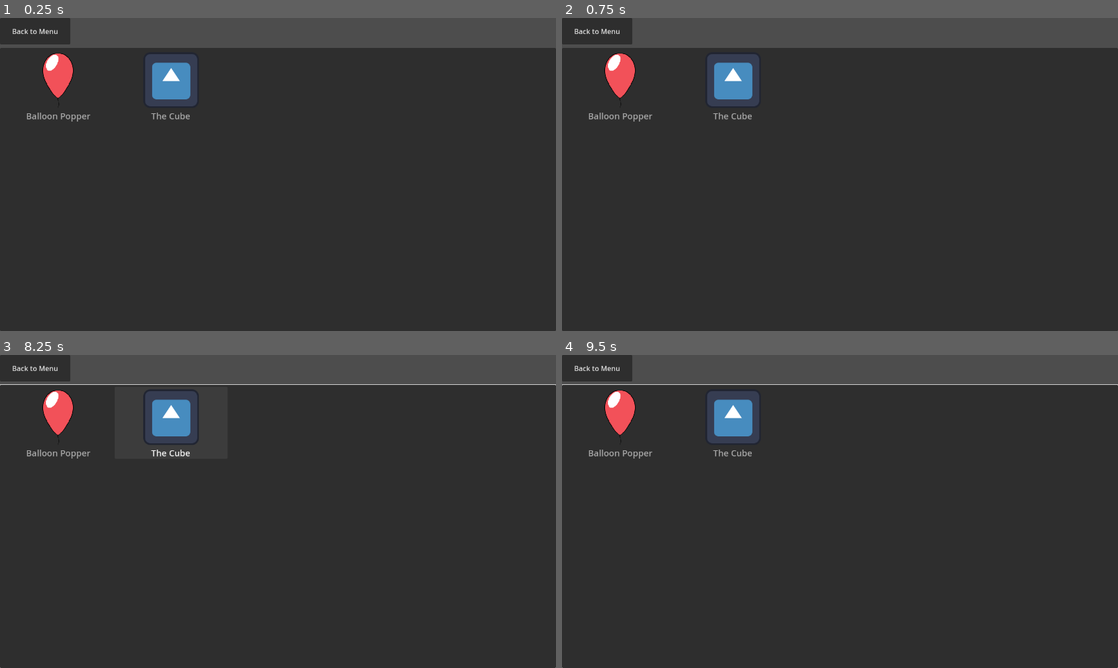
Above: before the commit, frames 1-4 (two rows, left to right).
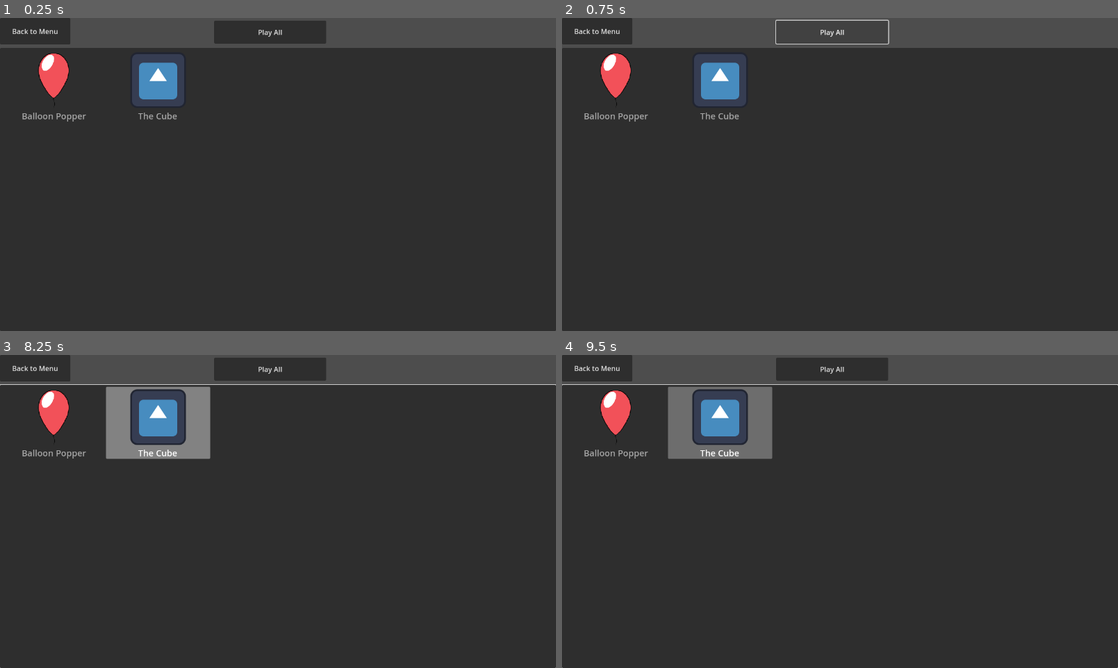
Above: after the commit, the same moments.

Repository: GDAC-at-Davis/GDAC-minigame-framework
Game: Godot game, scene res://scenes/minigame_collection.tscn
The game is run twice, just before and just after one commit, with the same random seed, the same clock (stepped at 60 frames per second) and the same inputs. This scene is started directly instead of the project's main scene.
Inputs (mouse positions are in pixels of both pictures, inside the frame that each line leads up to):
- Up to frame 1 (0.25 s): no input
- Up to frame 2 (0.75 s): click (834, 33) at 0.5 s, where only the run after the commit has a clickable "Play All"
- Up to frame 3 (8.25 s): click (272, 370) at 1.25 s, where only the run after the commit has a clickable "Play All"; click "Back to Menu" at 2 s; move the mouse to (400, 495) at 2.77 s; hold D (right) 2.78-3.53 s; click (400, 495) at 2.85 s; tap Enter at 3.5, 5, 6.5 s; move the mouse to (166, 527) at 3.52 s; hold S (down) 3.53-4.28 s; click (166, 527) at 3.6 s; tap Space at 4.25, 5.75, 7.25 s; move the mouse to (333, 442) at 4.27 s; hold D (right) 4.28-5.03 s; click (333, 442) at 4.35 s; move the mouse to (250, 574) at 5.02 s; hold W (up) 5.03-5.78 s; click (250, 574) at 5.1 s; move the mouse to (444, 558) at 5.77 s; hold A (left) 5.78-7.28 s; click (444, 558) at 5.85 s; move the mouse to (111, 464) at 6.52 s; click (111, 464) at 6.6 s; move the mouse to (305, 511) at 7.27 s; hold S (down) 7.28-8.03 s; click (305, 511) at 7.35 s; move the mouse to (194, 433) at 8.02 s; hold D (right) from 8.03 s (still down); click (194, 433) at 8.1 s
- Up to frame 4 (9.5 s): move the mouse to (962, 495) at 8.77 s; release D (right) at 8.78 s; hold W (up) from 8.78 s (still down); click (962, 495) at 8.85 s

The runs differ from the first frame. In frame 1, 3.3% of the frame differs, in the area x 4-59%, y 0-34%; in frame 2, 2.0%; in frame 3, 5.2%; in frame 4, 5.4%.
Error before the commit: Invalid call. Nonexistent function 'add_child' in base 'Nil'. (res://scripts/world_manager.gd:51)
Error after the commit: Cannot call method 'remove_child' on a null value. (res://scripts/game_manager.gd:19)

Commit message:
Added play all button
Updated UI

Diff:
--- a/MinigameFramework/scenes/minigame_collection.tscn
+++ b/MinigameFramework/scenes/minigame_collection.tscn
@@ -1,7 +1,14 @@
-[gd_scene load_steps=3 format=3 uid="uid://dkh3om2hous85"]
+[gd_scene load_steps=5 format=3 uid="uid://dkh3om2hous85"]
 
 [ext_resource type="Script" uid="uid://bn3sg7wides1s" path="res://scripts/minigame_collection.gd" id="1_n5n1k"]
 [ext_resource type="PackedScene" uid="uid://cdv476t22idne" path="res://scenes/transition_backgrounds/example_transition.tscn" id="2_u7r6c"]
+
+[sub_resource type="StyleBoxEmpty" id="StyleBoxEmpty_k60pc"]
+content_margin_left = 50.0
+
+[sub_resource type="Theme" id="Theme_csayh"]
+ItemList/constants/h_separation = 0
+VScrollBar/styles/scroll = SubResource("StyleBoxEmpty_k60pc")
 
 [node name="MinigameCollection" type="Control"]
 layout_mode = 3
@@ -15,14 +22,24 @@
 offset_bottom = 61.0
 text = "Back to Menu"
 
+[node name="PlayAllButton" type="Button" parent="."]
+layout_mode = 0
+offset_left = 493.0
+offset_top = 6.0
+offset_right = 751.0
+offset_bottom = 59.0
+text = "Play All"
+
 [node name="MinigameList" type="ItemList" parent="."]
-layout_mode = 1
+layout_mode = 0
 offset_top = 69.0
 offset_right = 1280.0
 offset_bottom = 720.0
+theme = SubResource("Theme_csayh")
 theme_override_font_sizes/font_size = 20
+text_overrun_behavior = 0
 max_columns = 5
 same_column_width = true
-fixed_column_width = 256
+fixed_column_width = 240
 icon_mode = 0
 fixed_icon_size = Vector2i(128, 128)
--- a/MinigameFramework/scripts/minigame_collection.gd
+++ b/MinigameFramework/scripts/minigame_collection.gd
@@ -18,6 +18,7 @@
 
 @onready var minigame_list: ItemList = $MinigameList
 @onready var menu_button: Button = $MenuButton
+@onready var play_all_button: Button = $PlayAllButton
 
 func _ready():
 	_minigame_data = MinigameGroupData.new()
@@ -31,6 +32,7 @@
 
 	minigame_list.item_selected.connect(_on_selection)
 	menu_button.pressed.connect(_on_menu_button_pressed)
+	play_all_button.pressed.connect(_on_play_all_button_pressed)
 
 	for game: MinigameInfo in GameManager.minigame_collection:
 		minigame_list.add_item(game.name, game.icon, true)
@@ -39,6 +41,12 @@
 func _on_menu_button_pressed():
 	GameManager.world_manager.load_ui("Menu")
 
+func _on_play_all_button_pressed():
+	_minigame_data.minigames.clear()
+	_minigame_data.minigames = _minigame_scenes
+	minigame_list.deselect_all()
+	GameManager.switch_to_minigames(_minigame_data, true)
+
 func _on_selection(index: int):
 	_minigame_data.minigames.clear()
 	_minigame_data.minigames.append(_minigame_scenes[index])
